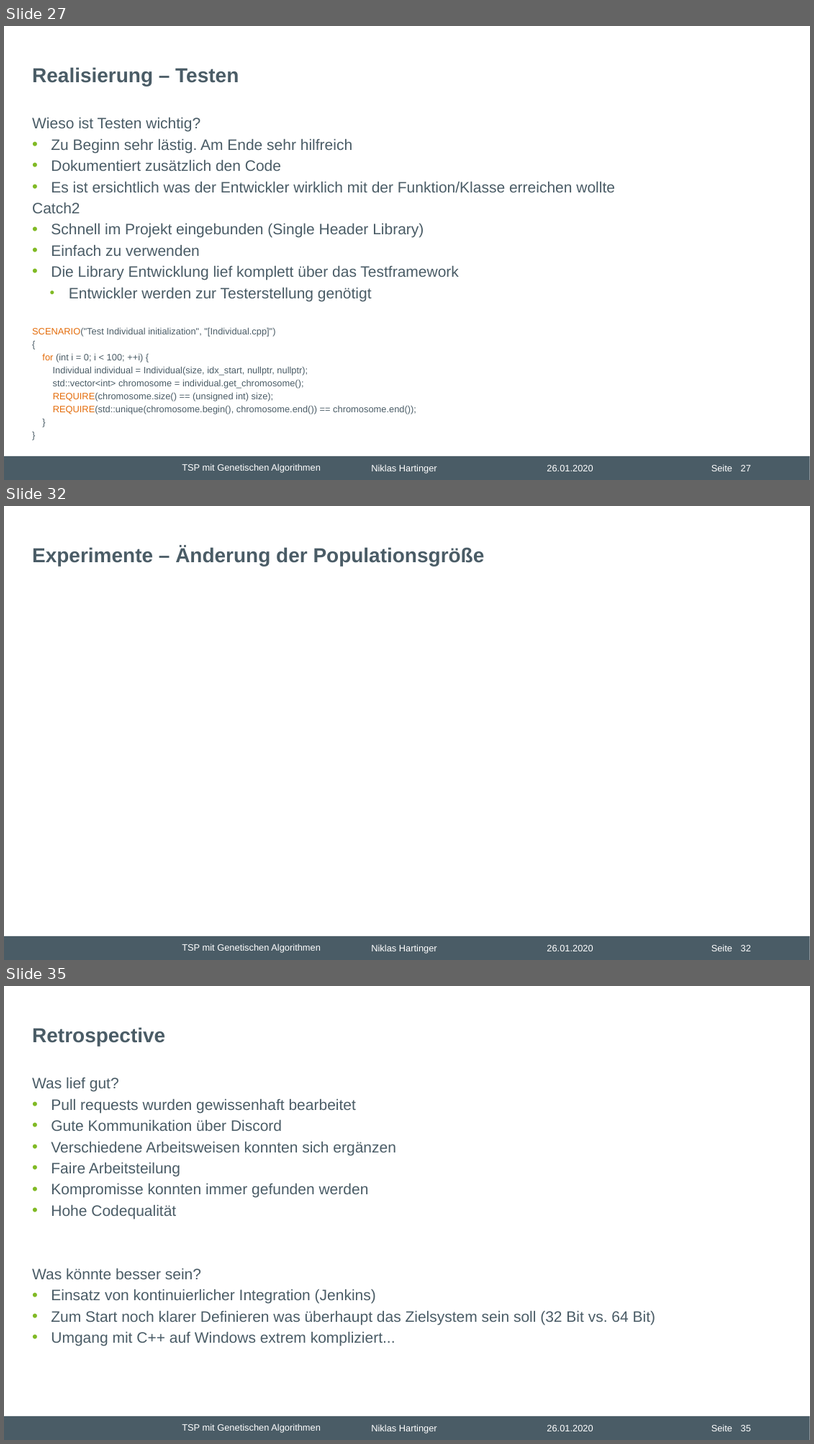
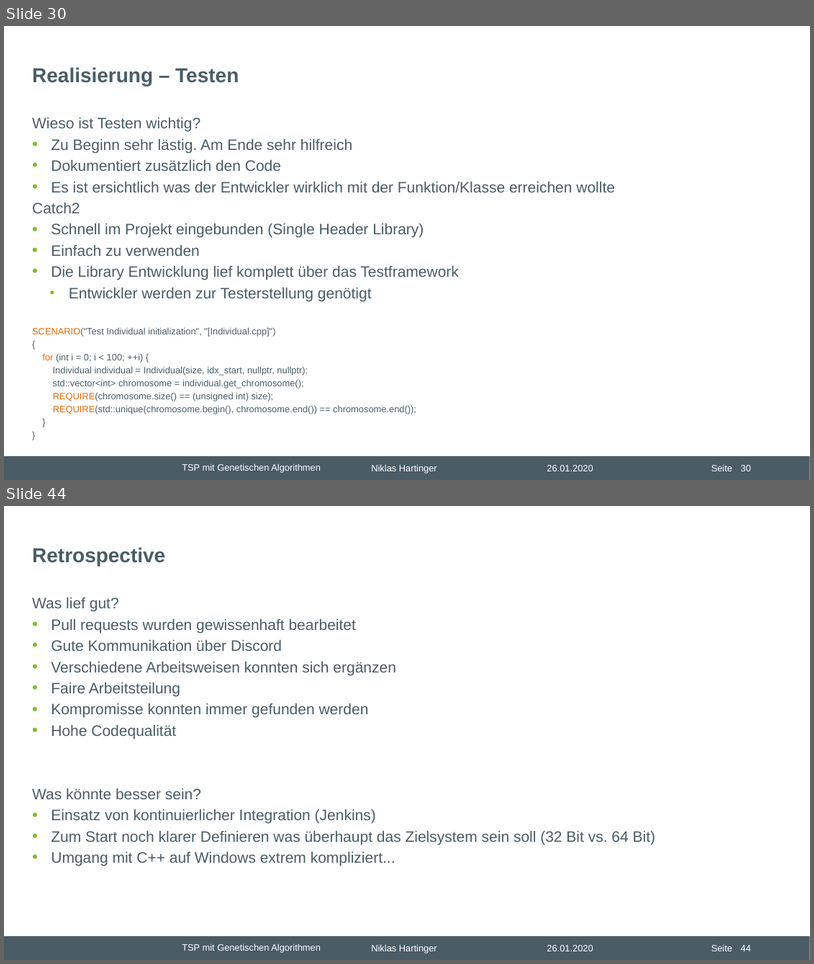
Before and after one commit to nhrt/Genetic-Algorithms, a slide deck: Projektvortrag/Präsentation Projektvortrag.pptx. Shown one above the other, each under a label of ours: slides 27, 32 and 35 before the commit, slides 30 and 44 after it; the slides between them are not shown. The pictures are 814x1444 and 814x964 pixels, drawn with LibreOffice and Linux fonts; fonts in the diff are those of the drawing; background and template pictures are left out. Boxes give left, top, right and bottom in pixels: in the first picture for what was removed or moved away, otherwise in the second. Text is boxed around its words. In the diff, an @@ line names an element or a change of style, - is before the commit and + after.

```diff
--- a/Projektvortrag/Präsentation Projektvortrag.pptx
+++ b/Projektvortrag/Präsentation Projektvortrag.pptx
@@ slide 32 removed at [4,506,810,960], background #FFFFFF; not listed: 6 template elements that a slide beside it also shows @@
@@ title removed at [32,546,485,566] @@
-Experimente – Änderung der Populationsgröße
@@ what was slide 27 is now slide 30 @@
@@ page number at [741,464,751,471]: text changed @@
-27
+30
@@ what was slide 35 is now slide 44 @@
@@ page number at [741,944,751,951]: text changed @@
-35
+44
```
Also in this commit, not shown: 12 slides changed, 17 slides added, 5 other slides removed, 14 other files.
